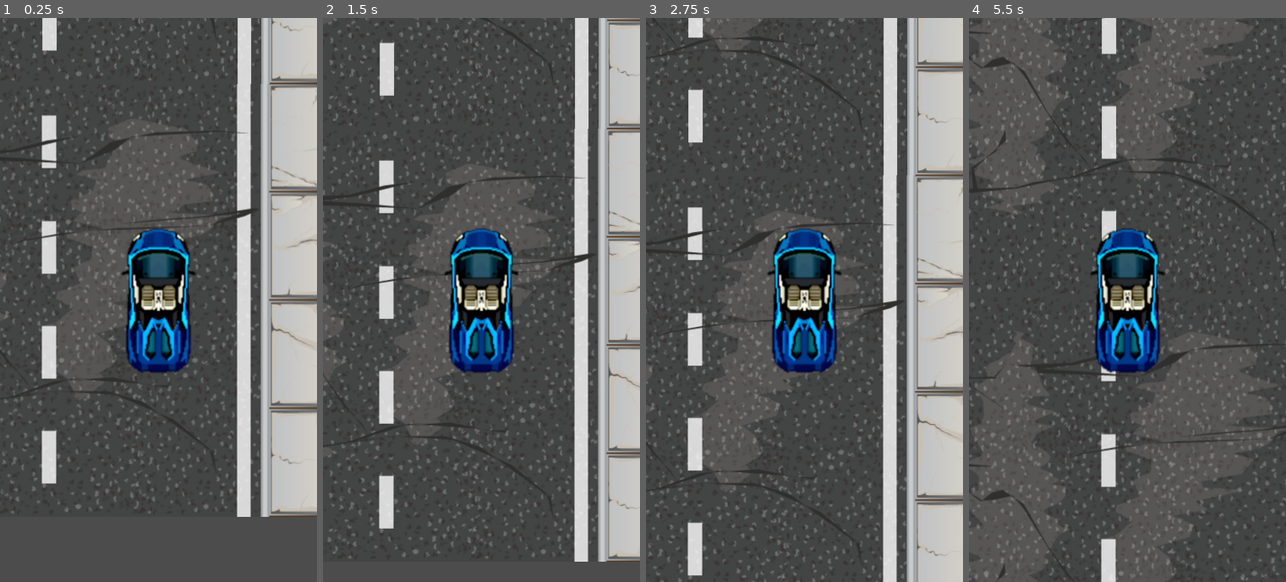
Above: before the commit, frames 1-4 (left to right).
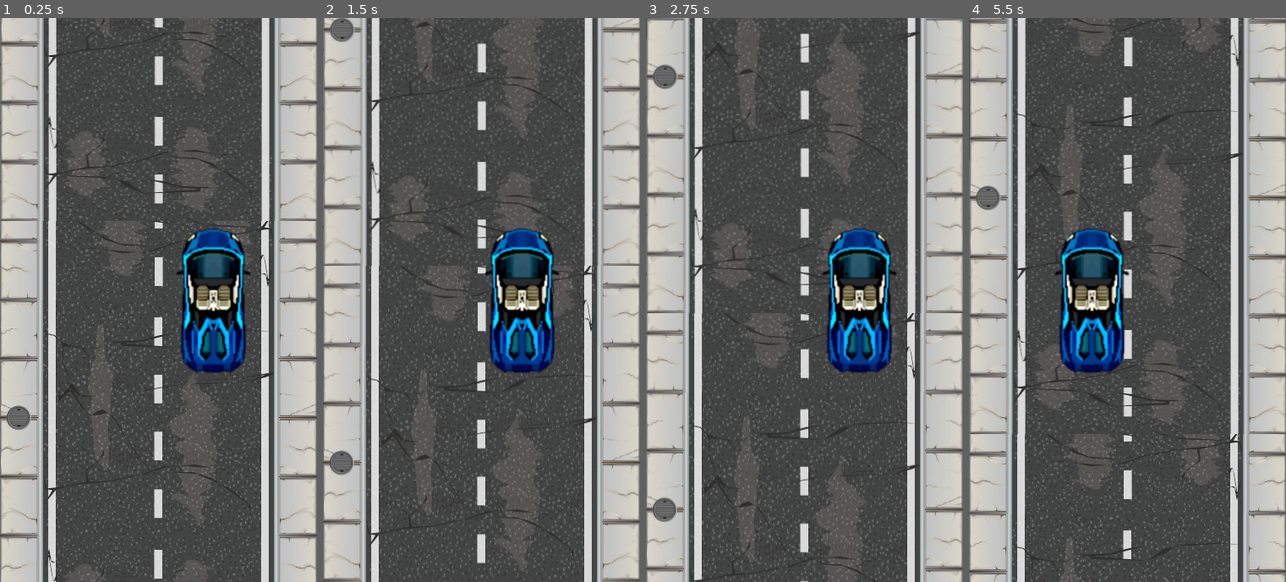
Above: after the commit, the same moments.

Repository: adngdb/coopjam
Game: Godot game, scene res://Levels/LevelTest.tscn
Same seed, same stepped clock (60 frames per second), same inputs: the game is played once before the commit and once after it.
Inputs (mouse positions are in pixels of both pictures, inside the frame that each line leads up to):
- Up to frame 1 (0.25 s): no input
- Up to frame 2 (1.5 s): tap Enter at 0.5 s; move the mouse to (551, 271) at 0.52 s; hold Right (ui_right) 0.53-1.28 s; click (551, 271) at 0.6 s; move the mouse to (418, 328) at 1.27 s; hold Left (ui_left) from 1.28 s (still down); click (418, 328) at 1.35 s
- Up to frame 3 (2.75 s): move the mouse to (836, 175) at 2.02 s; release Left (ui_left) at 2.03 s; hold Right (ui_right) from 2.03 s (still down); click (836, 175) at 2.1 s
- Up to frame 4 (5.5 s): move the mouse to (1111, 412) at 2.77 s; click (1111, 412) at 2.85 s; move the mouse to (1222, 384) at 3.52 s; release Right (ui_right) at 3.53 s; hold Left (ui_left) from 3.53 s (still down); click (1222, 384) at 3.6 s; move the mouse to (1032, 215) at 4.27 s; click (1032, 215) at 4.35 s; move the mouse to (1143, 300) at 5.02 s; click (1143, 300) at 5.1 s

The runs differ from the first frame. In frame 1, 44% of the frame differs, in the area x 0-100%, y 0-100%; in frame 2, 44%; in frame 3, 43%; in frame 4, 51%.

Commit message:
Add a better Road tile. Make sure camera is always centered on the road, not following the player on the x axis.

Diff:
--- a/Qlas/Levels/LevelTest.tscn
+++ b/Qlas/Levels/LevelTest.tscn
@@ -32,9 +32,9 @@
 position = Vector2( 0.625366, -3568 )
 
 [node name="PlayerCar" parent="." instance=ExtResource( 1 )]
-position = Vector2( 130, 0 )
+position = Vector2( 65, 0 )
 
 [node name="Obstacles" type="Node2D" parent="."]
 
 [node name="RedCar" parent="Obstacles" instance=ExtResource( 3 )]
-position = Vector2( 104, -736 )
+position = Vector2( 65, -736 )
--- a/Qlas/Objects/PlayerCar/PlayerCar.gd
+++ b/Qlas/Objects/PlayerCar/PlayerCar.gd
@@ -3,6 +3,7 @@
 export var max_speed := 1000.0
 export var inc_speed := 150.0
 export var dec_speed := 300.0
+export var in_lane_pos := 65.0
 
 var speed := 0.0
 var motion = Vector2(0.0, -1.0)
@@ -25,10 +26,12 @@
 
 	move_and_slide(speed * motion)
 	pos_check()
+	# Make sure camera is always centered (and does not follow the car on the x axis)
+	$Camera2D.offset.x = -global_position.x
 
 
 func pos_check():
-	global_position.x = clamp(global_position.x, -130.0, 130.0)
+	global_position.x = clamp(global_position.x, -in_lane_pos, in_lane_pos)
 
 
 func move_lane_right():
--- a/Qlas/Objects/RoadTile/RoadTile.tscn
+++ b/Qlas/Objects/RoadTile/RoadTile.tscn
@@ -1,17 +1,10 @@
 [gd_scene load_steps=2 format=2]
 
-[ext_resource path="res://Assets/Tiles/Road1/Road_01_Tile_04.png" type="Texture" id=1]
+[ext_resource path="res://Assets/Tiles/Road1/Road_Base_01.png" type="Texture" id=1]
 
 [node name="RoadTile" type="Node2D" groups=[
 "road_tiles",
 ]]
 
-[node name="Road_01_Tile_04" type="Sprite" parent="."]
-rotation = 1.5708
+[node name="Sprite" type="Sprite" parent="."]
 texture = ExtResource( 1 )
-
-[node name="LaneRight" type="Position2D" parent="."]
-position = Vector2( 130, 0 )
-
-[node name="LaneLeft" type="Position2D" parent="."]
-position = Vector2( -130, 0 )
Binary file added: Qlas/Assets/Tiles/Road1/Road_Base_01.png
Not shown, added: Qlas/Assets/Tiles/Road1/Road_Base_01.png.import
